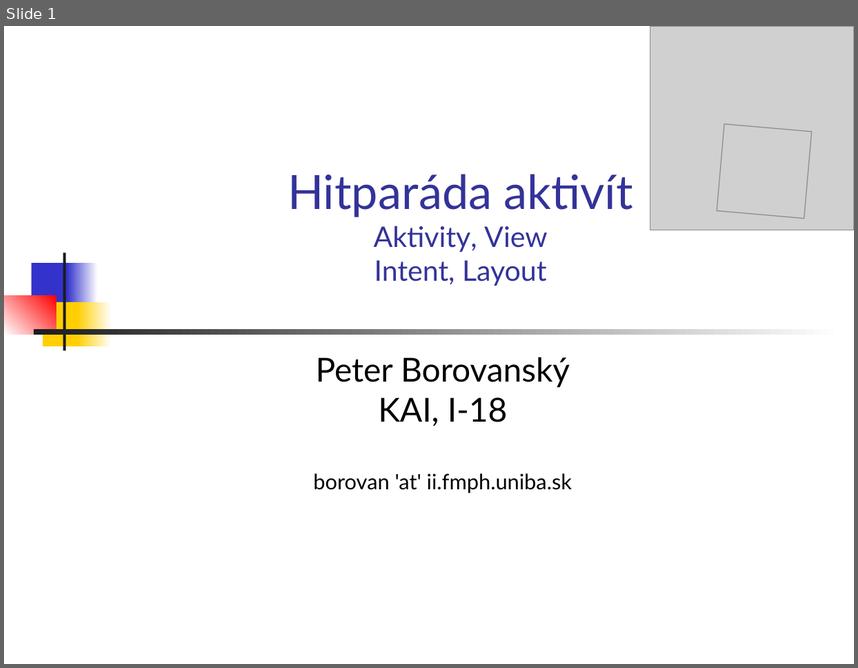
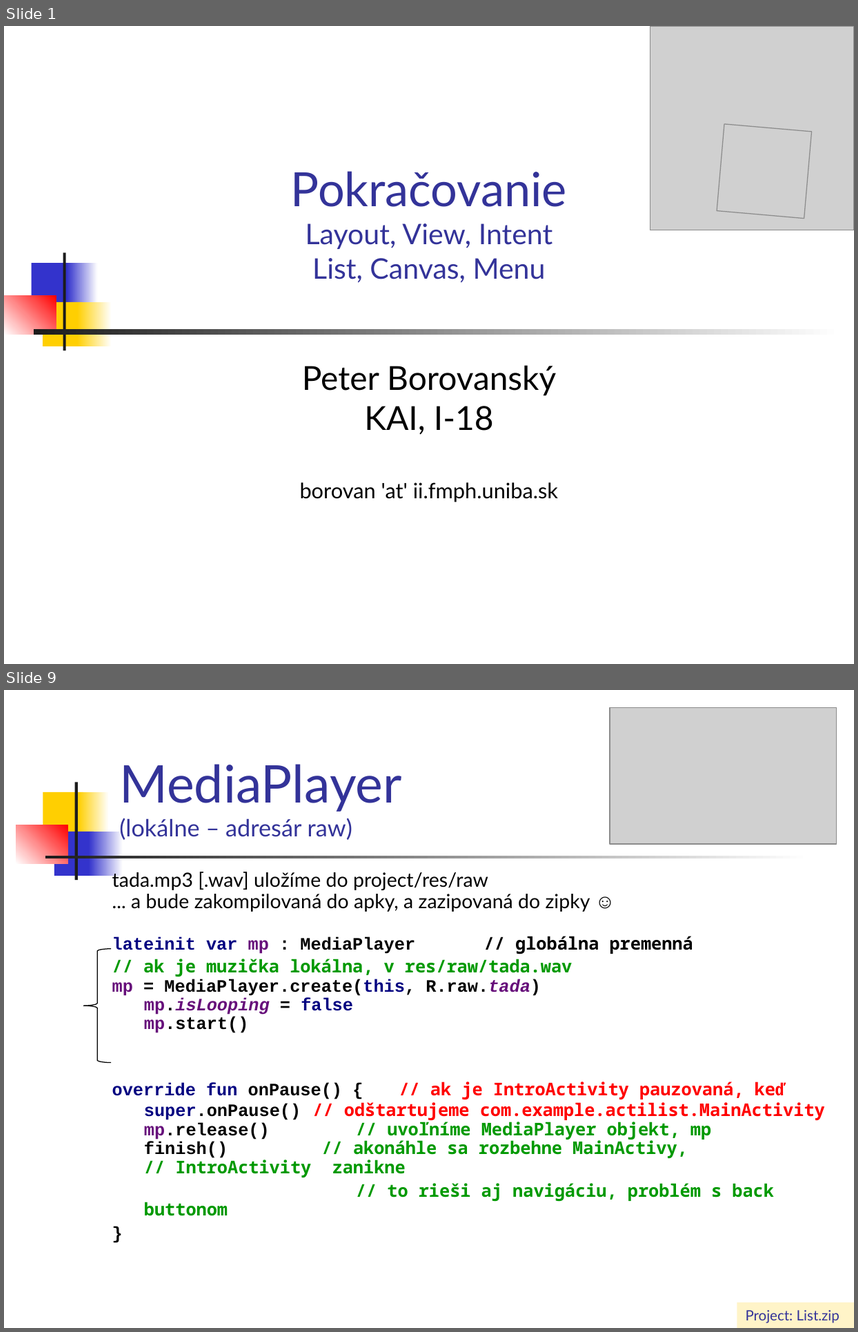
Before and after one commit to vmandro/Prednasky, a slide deck: 04/04_Android.ppt. Shown one above the other, each under a label of ours: slide 1 before the commit, slides 1 and 9 after it; the slides between them are not shown. The pictures are 858x668 and 858x1332 pixels, drawn with LibreOffice and Linux fonts; fonts in the diff are those of the drawing; grey boxes stand for pictures. Boxes give left, top, right and bottom in pixels: in the first picture for what was removed or moved away, otherwise in the second. Text is boxed around its words. In the diff, an @@ line names an element or a change of style, - is before the commit and + after.

```diff
--- a/04/04_Android.ppt
+++ b/04/04_Android.ppt
@@ slide 9 added at (4, 690, 854, 1328), background #FFFFFF @@
@@ rectangle added at (4, 694, 21, 728), fill #FFFFFF @@
@@ picture added at (610, 708, 837, 844) @@
@@ title added at (119, 764, 402, 840), 20 pt, text #333399 @@
+MediaPlayer
+(lokálne – adresár raw)
@@ rectangle added at (43, 792, 84, 836), fill #FFCF01 @@
@@ rectangle added at (74, 782, 77, 880), fill #1C1C1C @@
@@ rectangle added at (79, 792, 110, 836), fill gradient #FFCF01 to #FFFFFF @@
@@ rectangle added at (16, 825, 67, 863), fill gradient #FFFFFF to #FF0000 @@
@@ rectangle added at (54, 831, 93, 876), fill #3333CC @@
@@ rectangle added at (89, 831, 123, 876), fill gradient #3333CC to #FFFFFF @@
@@ rectangle added at (45, 856, 810, 858), fill gradient #1C1C1C to #FFFFFF @@
@@ text added at (112, 869, 825, 1216), 14.8 pt, text #000000, bold @@
+tada.mp3 [.wav] uložíme do project/res/raw
+... a bude zakompilovaná do apky, a zazipovaná do zipky ☺
+lateinit var mp : MediaPlayer // globálna premenná
+// ak je muzička lokálna, v res/raw/tada.wav
+mp = MediaPlayer.create(this, R.raw.tada)
+mp.isLooping = false
+mp.start()
+override fun onPause() { // ak je IntroActivity pauzovaná, keď super.onPause() // odštartujeme com.example.actilist.MainActivity
+mp.release() // uvoľníme MediaPlayer objekt, mp
+finish() // akonáhle sa rozbehne MainActivy, // IntroActivity zanikne
+// to rieši aj navigáciu, problém s back buttonom
+}
@@ freeform shape added at (84, 949, 111, 1063), outline #000000 0.74 pt @@
@@ rectangle added at (737, 1302, 854, 1328), fill #FFF4C8, 12 pt, text #333399 @@
+Project: List.zip
@@ slide 1 changed as well @@
@@ title at (291, 171, 567, 283): text changed @@
-Hitparáda aktivít
-Aktivity, View
-Intent, Layout
+Pokračovanie
+Layout, View, Intent
+List, Canvas, Menu
@@ subtitle "Peter Borovanský": place and size @@
-subtitle "Peter Borovanský" at (313, 357, 572, 493)
+subtitle "Peter Borovanský" at (300, 365, 558, 502)
```
Also in this commit, not shown: 29 other slides added, 32 slides removed, 7 other files.
